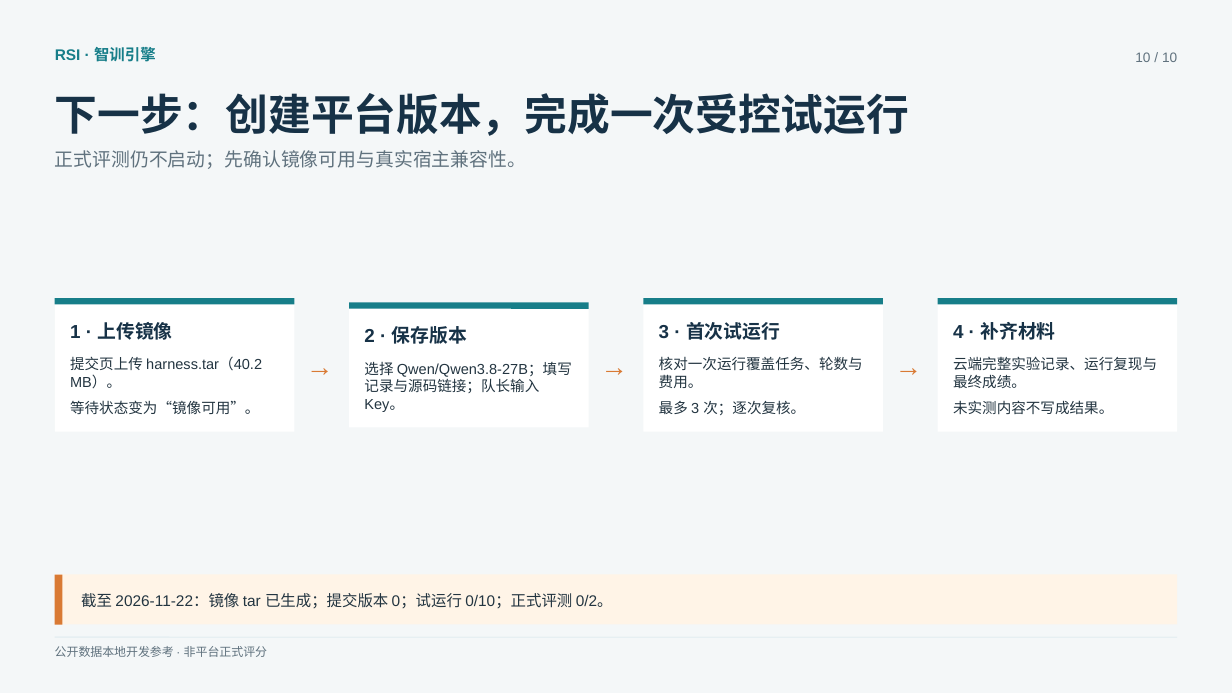
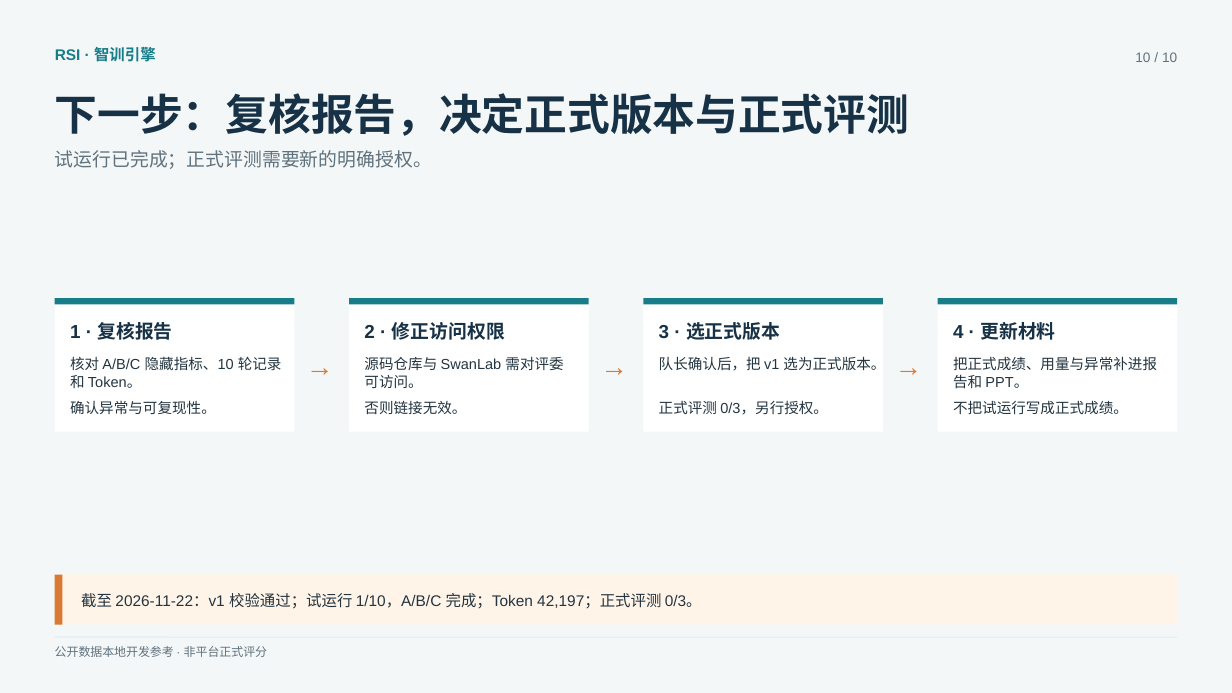
Before and after one commit to roddywise/rsi-competition-starter-kit, a slide deck: slide 10 of submission-2026-11-25/slides/智训引擎答辩.pptx. Drawn at 1232x693 pixels with LibreOffice and Linux fonts; fonts in the diff are those of the drawing. Boxes give left, top, right and bottom in pixels: in the first picture for what was removed or moved away, otherwise in the second. Text is boxed around its words. In the diff, an @@ line names an element or a change of style, - is before the commit and + after.

```diff
--- a/submission-2026-11-25/slides/智训引擎答辩.pptx
+++ b/submission-2026-11-25/slides/智训引擎答辩.pptx
@@ text at <box>55,93,909,136</box>: text changed @@
-下一步：创建平台版本，完成一次受控试运行
+下一步：复核报告，决定正式版本与正式评测
@@ text at <box>55,150,432,169</box>: text changed @@
-正式评测仍不启动；先确认镜像可用与真实宿主兼容性。
+试运行已完成；正式评测需要新的明确授权。
@@ rectangle: place and size @@
-rectangle at <box>349,302,588,426</box>
+rectangle at <box>349,298,588,431</box>
@@ text at <box>70,322,172,340</box>: text changed @@
-1 · 上传镜像
+1 · 复核报告
@@ line moved from (349, 306) - (589, 306) to (349, 302) - (589, 302) @@
@@ text removed at <box>364,326,467,344</box> @@
-2 · 保存版本
@@ text added at <box>364,322,505,340</box>, 11 pt, text #173247, bold @@
+2 · 修正访问权限
@@ text at <box>659,322,780,340</box>: text changed @@
-3 · 首次试运行
+3 · 选正式版本
@@ text at <box>953,322,1055,340</box>: text changed @@
-4 · 补齐材料
+4 · 更新材料
@@ text at <box>70,356,282,388</box>: text changed @@
-提交页上传 harness.tar（40.2 MB）。
+核对 A/B/C 隐藏指标、10 轮记录和 Token。
@@ text added at <box>364,356,563,388</box>, 8.5 pt, text #233541 @@
+源码仓库与 SwanLab 需对评委可访问。
@@ text at <box>659,356,885,371</box>: text changed @@
-核对一次运行覆盖任务、轮数与费用。
+队长确认后，把 v1 选为正式版本。
@@ text at <box>953,356,1157,389</box>: text changed @@
-云端完整实验记录、运行复现与最终成绩。
+把正式成绩、用量与异常补进报告和 PPT。
@@ text removed at <box>364,362,572,412</box> @@
-选择 Qwen/Qwen3.8-27B；填写记录与源码链接；队长输入 Key。
@@ text at <box>70,400,216,414</box>: text changed @@
-等待状态变为“镜像可用”。
+确认异常与可复现性。
@@ text added at <box>364,401,466,414</box>, 8.5 pt, text #233541 @@
+否则链接无效。
@@ text at <box>659,401,828,415</box>: text changed @@
-最多 3 次；逐次复核。
+正式评测 0/3，另行授权。
@@ text at <box>953,400,1128,415</box>: text changed @@
-未实测内容不写成结果。
+不把试运行写成正式成绩。
@@ text at <box>81,593,702,609</box>: text changed @@
-截至 2026-11-22：镜像 tar 已生成；提交版本 0；试运行 0/10；正式评测 0/2。
+截至 2026-11-22：v1 校验通过；试运行 1/10，A/B/C 完成；Token 42,197；正式评测 0/3。
```
Also in this commit, not shown: 3 other slides changed, 15 other files.
